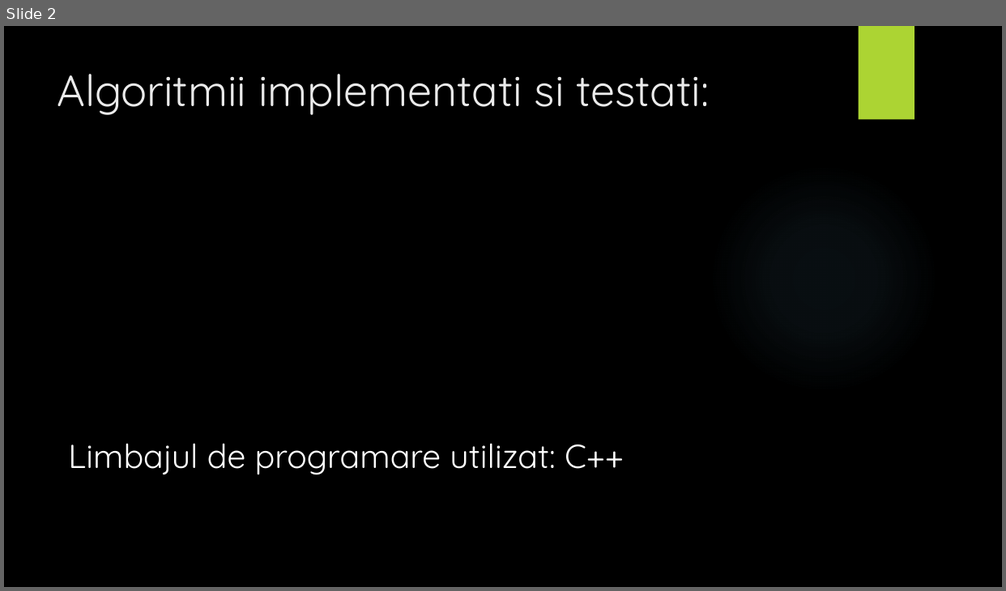
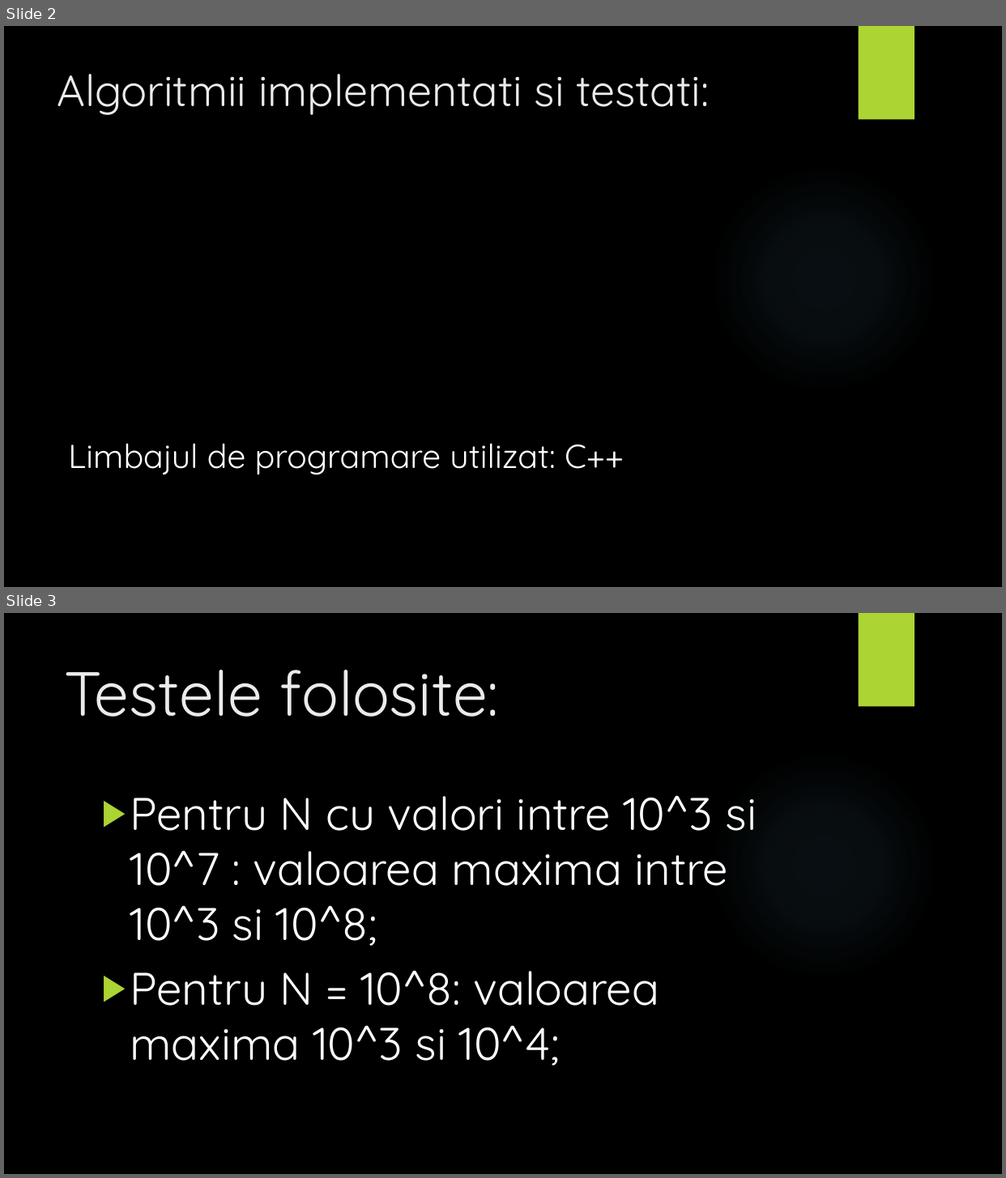
Before and after one commit to adelp13/Sorting-Algorithms, a slide deck: proiect1SD/Prezentare.pptx. Shown one above the other, each under a label of ours: slide 2 before the commit, slides 2 and 3 after it. The pictures are 1006x591 and 1006x1178 pixels, drawn with LibreOffice and Linux fonts; fonts in the diff are those of the drawing; grey boxes stand for pictures; background and template pictures are left out. Boxes give left, top, right and bottom in pixels: in the first picture for what was removed or moved away, otherwise in the second. Text is boxed around its words. In the diff, an @@ line names an element or a change of style, - is before the commit and + after.

```diff
--- a/proiect1SD/Prezentare.pptx
+++ b/proiect1SD/Prezentare.pptx
@@ slide 3 added at <box>4,613,1002,1174</box>, background picture (left out); not listed: 2 template elements that a slide beside it also shows @@
@@ title added at <box>65,670,499,717</box>, 60 pt, text #EBEBEB @@
+Testele folosite:
@@ text added at <box>130,795,757,1066</box>, 44 pt, text #FFFFFF @@
+▶ Pentru N cu valori intre 10^3 si 10^7 : valoarea maxima intre 10^3 si 10^8;
+▶ Pentru N = 10^8: valoarea maxima 10^3 si 10^4;
```
Also in this commit, not shown: 2 slides changed, 1 other slide added, 5 other files.
